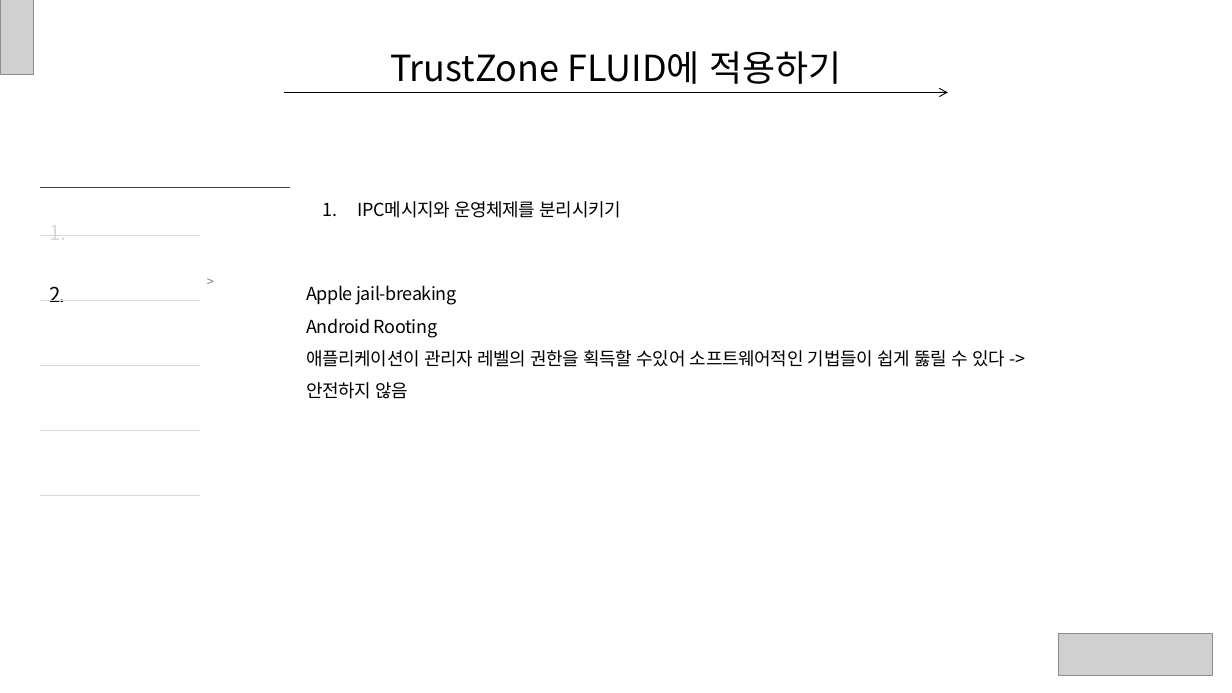
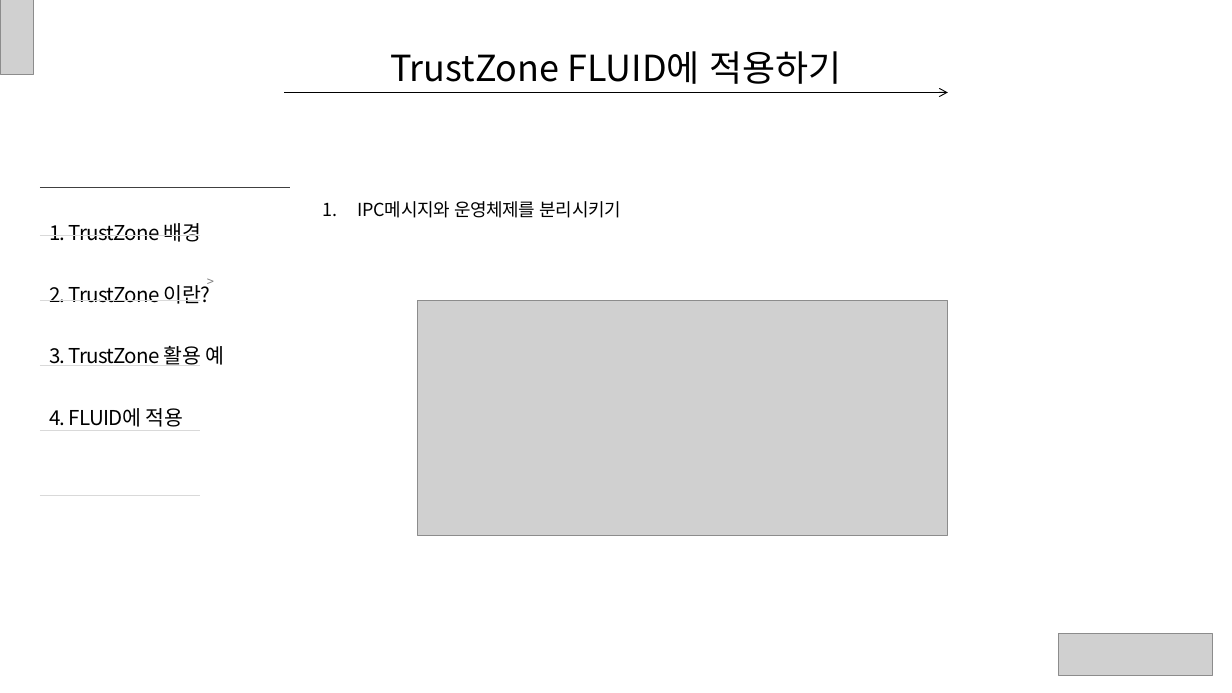
Before and after one commit to ryusangwon/Arm-Trustzone, a slide deck: slide 15 of Trustzone.pptx (slide 9 before the commit). Drawn at 1232x693 pixels with LibreOffice and Linux fonts; fonts in the diff are those of the drawing; grey boxes stand for pictures. Boxes give left, top, right and bottom in pixels: in the first picture for what was removed or moved away, otherwise in the second. Text is boxed around its words. In the diff, an @@ line names an element or a change of style, - is before the commit and + after.

```diff
--- a/Trustzone.pptx
+++ b/Trustzone.pptx
@@ text at [49, 223, 224, 427]: text changed @@
-2.
+1. TrustZone 배경
+2. TrustZone 이란?
+3. TrustZone 활용 예
+4. FLUID에 적용
@@ text removed at [306, 285, 1005, 399] @@
-Apple jail-breaking
-Android Rooting
-애플리케이션이 관리자 레벨의 권한을 획득할 수있어 소프트웨어적인 기법들이 쉽게 뚫릴 수 있다 -> 안전하지 않음
@@ picture added at [418, 300, 948, 535] @@
```
Also in this commit, not shown: 7 other slides changed, 6 slides added.
